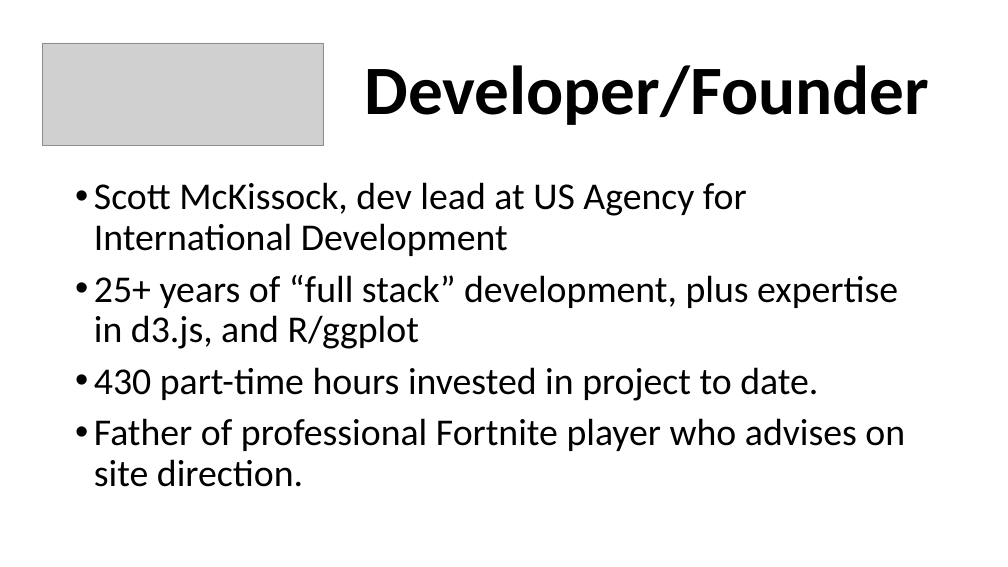
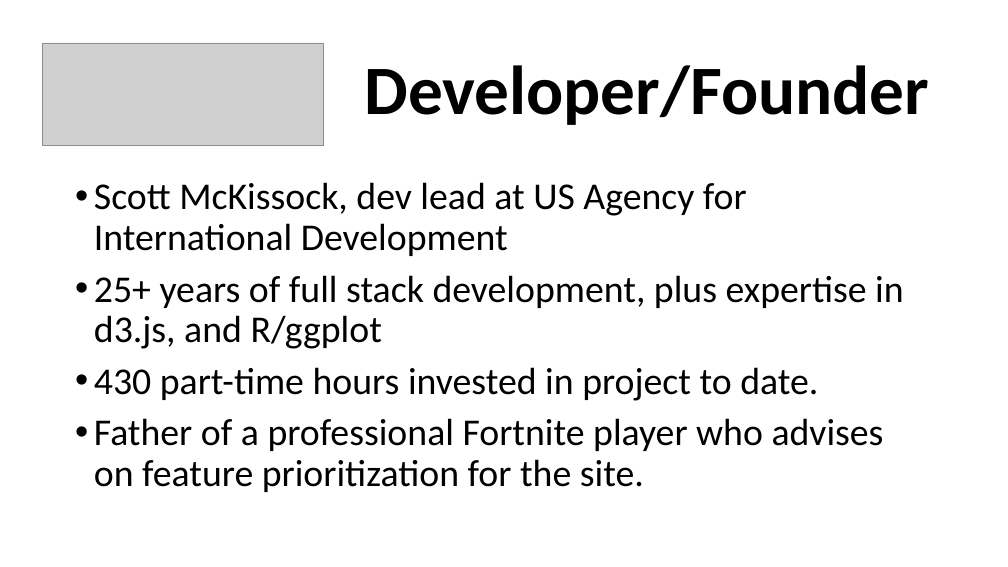
Before and after one commit to smckissock/fortnite, a slide deck: slide 6 of doc/Fortnite Ping Tiny Seed 2019-12-02.pptx. Drawn at 1008x567 pixels with LibreOffice and Linux fonts; fonts in the diff are those of the drawing; grey boxes stand for pictures. Boxes give left, top, right and bottom in pixels: in the first picture for what was removed or moved away, otherwise in the second. Text is boxed around its words. In the diff, an @@ line names an element or a change of style, - is before the commit and + after.

```diff
--- a/doc/Fortnite Ping Tiny Seed 2019-12-02.pptx
+++ b/doc/Fortnite Ping Tiny Seed 2019-12-02.pptx
@@ text at bbox=[94, 275, 904, 349]: text changed @@
-• 25+ years of “full stack” development, plus expertise in d3.js, and R/ggplot
+• 25+ years of full stack development, plus expertise in d3.js, and R/ggplot
@@ text at bbox=[94, 418, 884, 492]: text changed @@
-• Father of professional Fortnite player who advises on site direction.
+• Father of a professional Fortnite player who advises on feature prioritization for the site.
```
Also in this commit, not shown: 4 other slides changed, 9 slides added, 2 slides removed, 2 other files.
